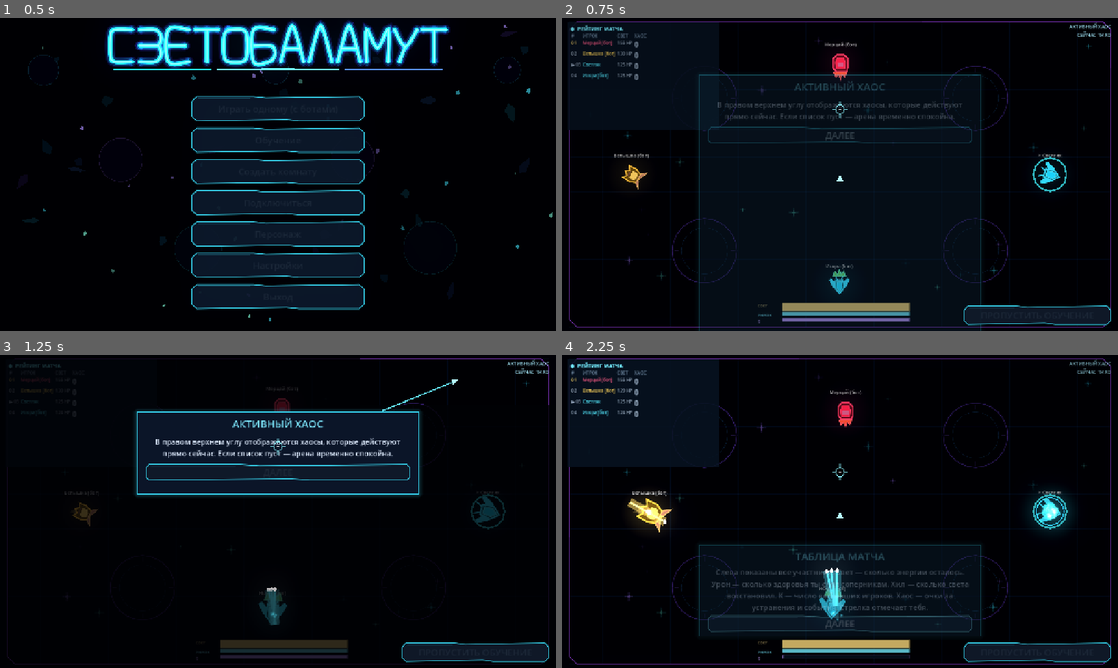
Above: before the commit, frames 1-4 (two rows, left to right).
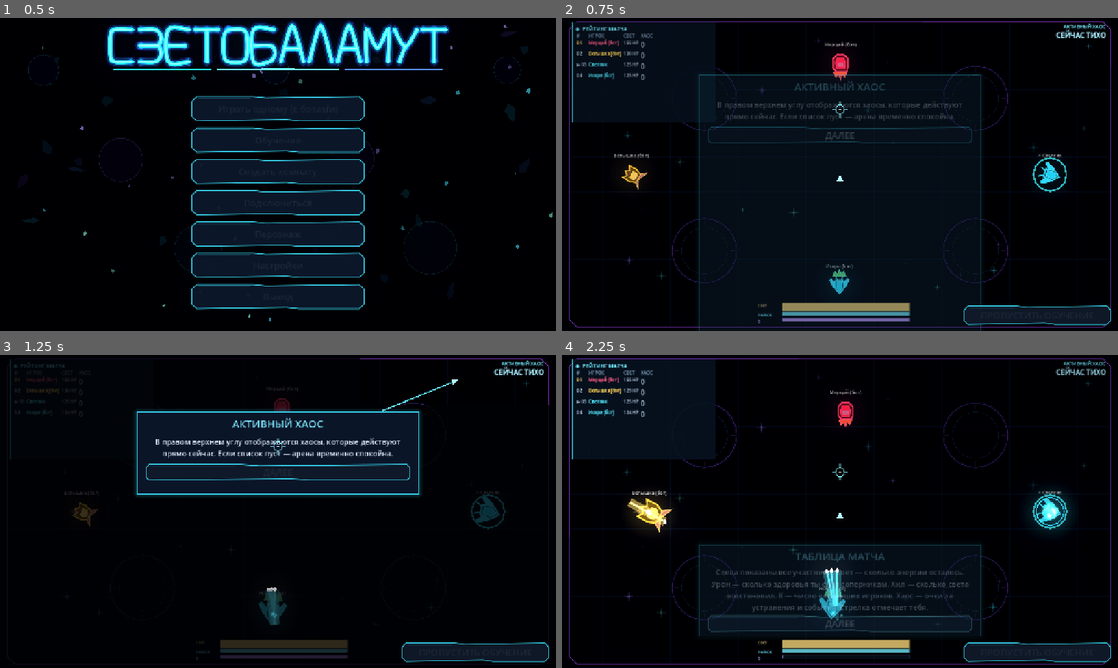
Above: after the commit, the same moments.

Repository: DvoreZZKy/svetobalamut
Game: Godot game, scene res://scenes/menu.tscn
Two runs of this game, one before a commit and one after it. Both use one fixed random seed, a clock stepped at 60 frames per second and the inputs below.
Inputs (mouse positions are in pixels of both pictures, inside the frame that each line leads up to):
- Up to frame 1 (0.5 s): no input
- Up to frame 2 (0.75 s): click "Играть одному (с ботами)" at 0.5 s
- Up to frame 3 (1.25 s): no input
- Up to frame 4 (2.25 s): tap Enter (restart) at 1.25 s; move the mouse to (962, 495) at 1.27 s; hold D (right) 1.28-2 s; tap Q (ability) at 1.35 s; click (962, 495) at 1.42 s; click "ДАЛЕЕ" at 2 s

Frame 1 is identical in both runs. In frame 2, 1.1% of the frame differs, in the area x 1-99%, y 1-98%; in frame 3, 0.4%; in frame 4, 2.1%.

Commit message:
HUD: chaos table, bold typography and compact leaderboard

Diff:
--- a/scripts/arena.gd
+++ b/scripts/arena.gd
@@ -92,7 +92,7 @@
 				draw_rect(Rect2(inset, 0.0, 13.0, h), green)
 				draw_rect(Rect2(w - inset - 13.0, 0.0, 13.0, h), green)
 
-var timer_lbl: Label
+var timer_lbl: RichTextLabel
 var timer_shape: Polygon2D
 var timer_outline: Line2D
 var ability_bar: ProgressBar
@@ -251,8 +251,16 @@
 	cl.add_child(r)
 
 
+func _bold_hud_font() -> Font:
+	var font := FontVariation.new()
+	font.base_font = ThemeDB.fallback_font
+	font.variation_embolden = 0.72
+	return font
+
+
 func _label(text: String, size: int, pos: Vector2, sz: Vector2, parent: Node, center := false) -> Label:
 	var l := Label.new()
+	l.add_theme_font_override("font", _bold_hud_font())
 	l.text = text
 	l.position = pos
 	l.size = sz
@@ -292,18 +300,26 @@
 	var cl := CanvasLayer.new()
 	cl.layer = 10
 	add_child(cl)
-	timer_lbl = _label("АКТИВНЫЙ ХАОС", 12, Vector2.ZERO, Vector2(330, 74), cl, true)
+	timer_lbl = RichTextLabel.new()
+	timer_lbl.bbcode_enabled = true
+	timer_lbl.fit_content = false
+	timer_lbl.scroll_active = false
+	timer_lbl.clip_contents = true
+	timer_lbl.mouse_filter = Control.MOUSE_FILTER_IGNORE
 	timer_lbl.anchor_left = 1.0
 	timer_lbl.anchor_right = 1.0
-	timer_lbl.offset_left = -346
-	timer_lbl.offset_right = -16
+	timer_lbl.offset_left = -358
+	timer_lbl.offset_right = -28
 	timer_lbl.offset_top = 12
-	timer_lbl.offset_bottom = 86
+	timer_lbl.offset_bottom = 270
 	timer_lbl.horizontal_alignment = HORIZONTAL_ALIGNMENT_RIGHT
-	timer_lbl.vertical_alignment = VERTICAL_ALIGNMENT_TOP
-	timer_lbl.autowrap_mode = TextServer.AUTOWRAP_WORD_SMART
-	timer_lbl.add_theme_font_size_override("font_size", 11)
+	timer_lbl.add_theme_font_size_override("normal_font_size", 11)
+	timer_lbl.add_theme_font_override("normal_font", _bold_hud_font())
+	timer_lbl.add_theme_font_override("bold_font", _bold_hud_font())
+	timer_lbl.add_theme_constant_override("table_h_separation", 0)
+	timer_lbl.add_theme_constant_override("table_v_separation", 1)
 	timer_lbl.modulate = Color("#a9efff")
+	cl.add_child(timer_lbl)
 	banner = _label("", 70, Vector2.ZERO, Vector2(1280, 100), cl, true)
 	banner.anchor_left = 0.5
 	banner.anchor_right = 0.5
@@ -317,11 +333,13 @@
 	score_lbl.bbcode_enabled = true
 	score_lbl.fit_content = true
 	score_lbl.scroll_active = false
-	score_lbl.position = Vector2(12, 10)
-	score_lbl.size = Vector2(350, 248)
+	score_lbl.position = Vector2(24, 10)
+	score_lbl.size = Vector2(330, 230)
 	score_lbl.clip_contents = true
 	score_lbl.mouse_filter = Control.MOUSE_FILTER_IGNORE
 	score_lbl.add_theme_font_size_override("normal_font_size", 10)
+	score_lbl.add_theme_font_override("normal_font", _bold_hud_font())
+	score_lbl.add_theme_font_override("bold_font", _bold_hud_font())
 	score_lbl.add_theme_constant_override("table_h_separation", 5)
 	score_lbl.add_theme_constant_override("table_v_separation", 2)
 	score_lbl.add_theme_color_override("default_color", Color("#eaf6ff"))
@@ -348,6 +366,7 @@
 	help_lbl.horizontal_alignment = HORIZONTAL_ALIGNMENT_RIGHT
 	help_lbl.autowrap_mode = TextServer.AUTOWRAP_WORD_SMART
 	help_lbl.add_theme_font_size_override("font_size", 10)
+	help_lbl.add_theme_font_override("font", _bold_hud_font())
 	help_lbl.autowrap_mode = TextServer.AUTOWRAP_WORD_SMART
 	help_lbl.modulate = Color(0.7, 0.8, 1.0, 0.0)
 	timer_shape = Polygon2D.new()
@@ -1134,10 +1153,19 @@
 			active_chaos.append(str(CHAOS_RU[chaos_key]))
 	if int(view.get("bomb", 0)) != 0:
 		active_chaos.append("НЕОНОВАЯ БОМБА")
-	timer_lbl.text = "АКТИВНЫЙ ХАОС\n" + ("  •  ".join(active_chaos) if not active_chaos.is_empty() else "СЕЙЧАС ТИХО")
+	var chaos_text := "[font_size=11][b][color=#74edff]АКТИВНЫЙ ХАОС[/color][/b][/font_size]\n[table=1]"
+	if active_chaos.is_empty():
+		chaos_text += "[cell][b][color=#a9efff]СЕЙЧАС ТИХО[/color][/b][/cell]"
+	else:
+		active_chaos.sort()
+		for chaos_name in active_chaos:
+			chaos_text += "[cell][b][color=#ffd47a]◆  %s[/color][/b][/cell]" % chaos_name
 	if float(view.get("tl", 0.0)) > 75.0:
-		timer_lbl.text += "\nСВЕТ АРЕНЫ УГАСАЕТ"
-	timer_lbl.modulate = Color("#ffd47a") if not active_chaos.is_empty() or float(view.get("tl", 0.0)) > 75.0 else Color("#a9efff")
+		chaos_text += "[cell][b][color=#ff9d72]СВЕТ АРЕНЫ УГАСАЕТ[/color][/b][/cell]"
+	chaos_text += "[/table]"
+	if timer_lbl.text != chaos_text:
+		timer_lbl.text = chaos_text
+	timer_lbl.modulate = Color.WHITE
 	var rows: Array = []
 	var me: Dictionary = {}
 	for pd in view.get("pl", []):
